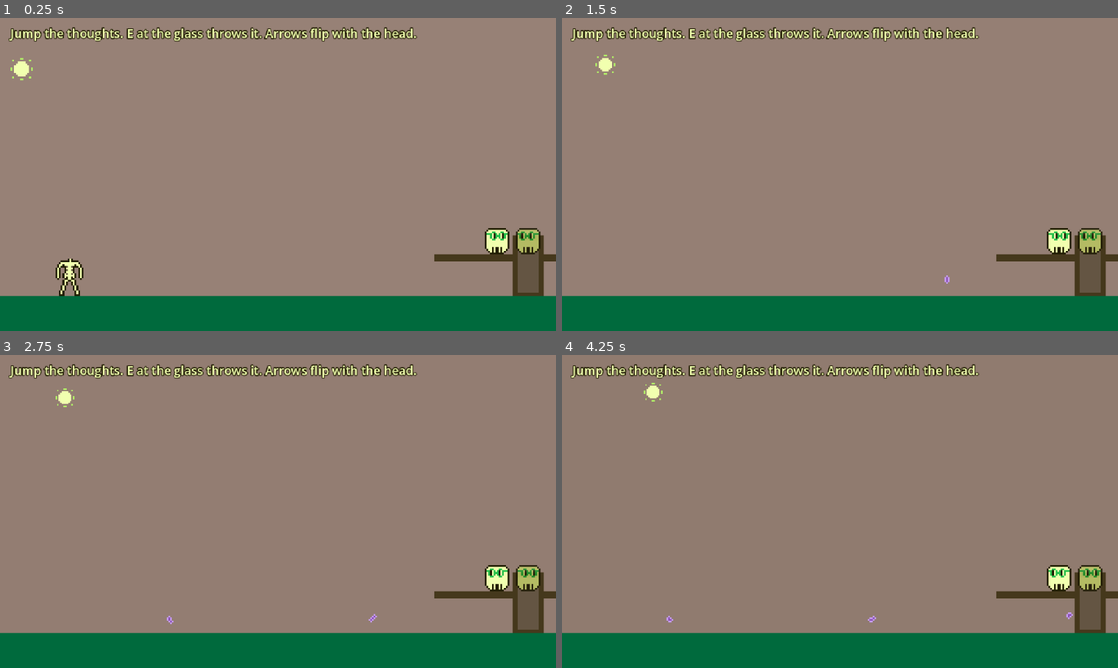
Above: before the commit, frames 1-4 (two rows, left to right).
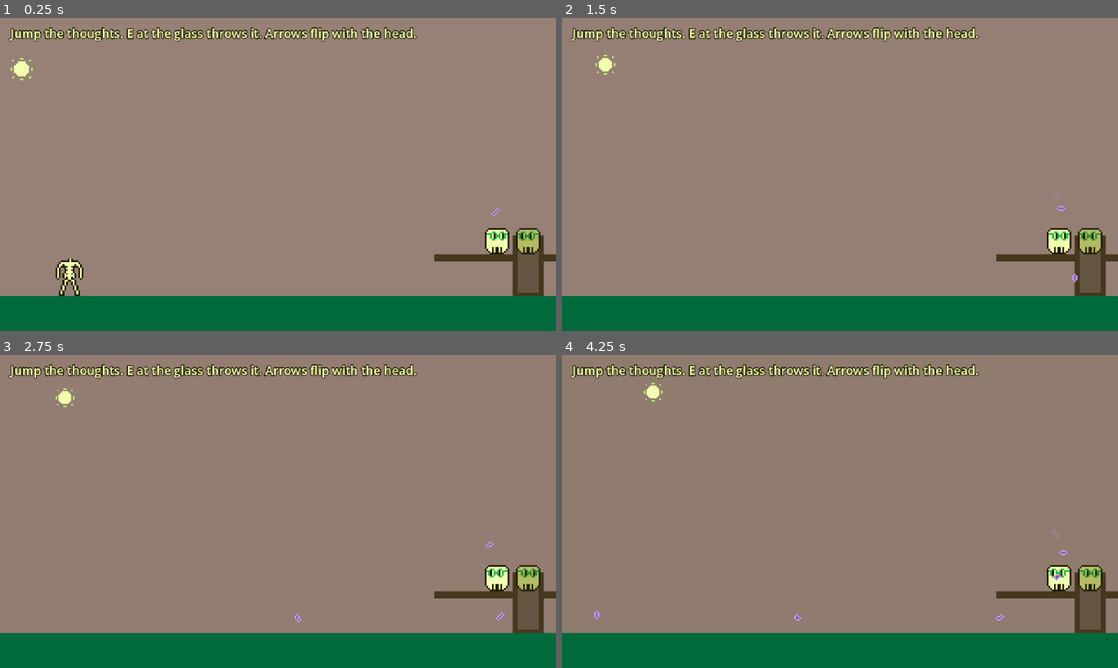
Above: after the commit, the same moments.

Repository: tucksravin/dont-lose-your-head
Game: Godot game, scene res://scenes/days/day_mirror.tscn
The game is run twice, just before and just after one commit, with the same random seed, the same clock (stepped at 60 frames per second) and the same inputs. This scene is started directly instead of the project's main scene.
Inputs:
- Up to frame 1 (0.25 s): no input
- Up to frame 2 (1.5 s): hold D (move_right) from 0.53 s (still down); tap Space (jump) at 0.6, 0.77, 1.07 s; tap E (interact) at 1.35 s
- Up to frame 3 (2.75 s): tap Space (jump) at 1.52, 1.55, 1.82, 2.1 s; release D (move_right) at 2.03 s; hold A (move_left) from 2.03 s (still down)
- Up to frame 4 (4.25 s): release A (move_left) at 2.78 s; hold D (move_right) from 2.78 s (still down); tap E (interact) at 2.85 s; tap Space (jump) at 3.02, 3.05, 3.32, 3.6, 3.77, 4.07 s

The runs differ from the first frame. In frame 1, less than 0.1% of the frame differs, in the area x 88-90%, y 60-64%; in frame 2, less than 0.1%; in frame 3, 0.1%; in frame 4, 0.2%, in the area x 5-92%, y 55-86%.

Commit message:
kikis come from head

Diff:
--- a/scenes/days/day_lockdown.tscn
+++ b/scenes/days/day_lockdown.tscn
@@ -80,6 +80,7 @@
 script = ExtResource("10_rain")
 thought_scene = ExtResource("11_thought")
 autostart = false
+launch_from_head = true
 interval = 1.4
 start_delay = 0.4
 fall_speed = 140.0
--- a/scenes/days/day_mirror.gd
+++ b/scenes/days/day_mirror.gd
@@ -1,13 +1,15 @@
 extends Node2D
 ## Mirror World (C3d): head on a right-hand platform, staring into a tall
 ## glass. Look-at-glass inverts walk *and* jump (↓ hops); look-at-player
-## restores them. Kikis fly out of the glass toward the body — jump them; a
-## hit is `DayManager.fail("kiki")`. **Getting the body within `grab_radius`
+## restores them. Kikis leave the **head**, curve right, drop, then fly left
+## at the body — jump them; a hit is `DayManager.fail("kiki")`. **Getting
+## the body within `grab_radius`
 ## of the glass throws it** — no key press (Tucker, Sat: "when we hit a
 ## trigger it just happens"); that satisfies both needs and ends the day.
 ##
 ## Invert is `Body.move_sign` + `Body.invert_vertical`. Spawn is a Timer
-## like ThoughtRain. No SubViewport.
+## like ThoughtRain. Kikis come from the **head** (not the glass): they curve
+## right, drop, then fly left at the body. No SubViewport.
 
 @export var look_hold: float = 2.2
 @export var grab_radius: float = 56.0
@@ -22,7 +24,12 @@
 @export var kiki_interval: float = 1.15
 @export var kiki_start_delay: float = 0.8
 @export var kiki_speed: float = 200.0
-@export var kiki_spawn_offset: Vector2 = Vector2(-22.0, -18.0)
+## How far right of the head the attack curve peaks (px).
+@export var kiki_arc_right: float = 48.0
+## Seconds for the right-then-down curve.
+@export var kiki_arc_time: float = 0.55
+## World y of the horizontal run — in jump reach of the floor body.
+@export var kiki_approach_y: float = 300.0
 @export var instruction_text: String = "Jump the thoughts. E at the glass throws it. Arrows flip with the head."
 
 @onready var body: CharacterBody2D = $Body
@@ -121,19 +128,21 @@
 
 
 func _spawn_kiki() -> void:
-	if _done or kiki_scene == null:
+	if _done or kiki_scene == null or head == null:
 		return
 	var kiki: Node2D = kiki_scene.instantiate() as Node2D
 	if kiki == null:
 		return
-	kiki.global_position = mirror.global_position + kiki_spawn_offset
-	var toward: Vector2 = body.global_position - mirror.global_position
-	toward.y = 0.0
-	if toward.x == 0.0:
-		toward.x = -1.0
-	kiki.set("direction", toward)
 	kiki.set("speed", kiki_speed)
+	kiki.set("arc_right", kiki_arc_right)
+	kiki.set("arc_time", kiki_arc_time)
+	kiki.set("approach_y", kiki_approach_y)
 	add_child(kiki)
+	if kiki.has_method("start_head_arc"):
+		kiki.call("start_head_arc", head.global_position)
+	else:
+		kiki.global_position = head.global_position
+		kiki.set("direction", Vector2.LEFT)
 
 
 ## DayManager awaits this before `head.release()`. Pickup → throw sheet →
--- a/scenes/days/day_panic_still.tscn
+++ b/scenes/days/day_panic_still.tscn
@@ -92,6 +92,7 @@
 game_over_path = NodePath("../GameOver")
 
 [node name="PanicCounter" parent="." instance=ExtResource("6_panic_counter")]
+start_panic = 70.0
 max_panic = 100.0
 panic_per_second = 40.0
 calm_max_per_second = 20.0
--- a/scenes/gameplay/falling_thought.gd
+++ b/scenes/gameplay/falling_thought.gd
@@ -2,17 +2,37 @@
 ## One falling intrusive thought. Area2D so it doesn't block walking; a hit on
 ## the body fails the day. The head is a RigidBody2D, so the CharacterBody2D
 ## check leaves it alone.
+##
+## Lockdown: `launch_then_rain` first sends it **up** from the head and off
+## the top (no hit). Then it appears at the rain spawn and falls as before
+## (interval / speed / miss_mult stay on ThoughtRain).
 
 @export var fall_speed: float = 140.0
 
 var _failed: bool = false
+var _rising: bool = false
+var _rain_at: Vector2 = Vector2.ZERO
 
 
 func _ready() -> void:
 	body_entered.connect(_on_body_entered)
 
 
+## Rise off the top, then fall from `rain_at` (ThoughtRain's random-x slot).
+func launch_then_rain(rain_at: Vector2) -> void:
+	_rising = true
+	_rain_at = rain_at
+	monitoring = false
+
+
 func _process(delta: float) -> void:
+	if _rising:
+		position.y -= fall_speed * delta
+		if position.y < -16.0:
+			_rising = false
+			position = _rain_at
+			monitoring = true
+		return
 	position.y += fall_speed * delta
 	if position.y > 400.0:
 		queue_free()
--- a/scenes/gameplay/flying_kiki.gd
+++ b/scenes/gameplay/flying_kiki.gd
@@ -1,15 +1,31 @@
 extends Area2D
-## One kiki flying horizontally out of the mirror. Area2D so it doesn't
-## shove the body; a hit fails the day (same as FallingThought). The head
-## is a RigidBody2D, so the CharacterBody2D check leaves it alone.
+## One kiki flying as a hazard. Area2D so it doesn't shove the body; a hit
+## fails the day (same as FallingThought). The head is a RigidBody2D, so the
+## CharacterBody2D check leaves it alone.
 ##
+## Two flights: **straight** (panic — left from a spawn point) and **head
+## arc** (mirror — out of the skull, curve right, drop, then horizontal at
+## the player). `start_head_arc()` runs a cubic Bézier in `_process`; a Tween
+## would also work, but one `_process` keeps both flights in one place.
 ## Docs: https://docs.godotengine.org/en/stable/tutorials/physics/using_area_2d.html
 
 @export var speed: float = 200.0
 @export var frames: SpriteFrames
+## How far right of the head the mirror arc peaks (px).
+@export var arc_right: float = 48.0
+## Seconds for the right-then-down curve. After this it flies left.
+@export var arc_time: float = 0.55
+## World y of the horizontal run (body jump height).
+@export var approach_y: float = 300.0
 
 var direction: Vector2 = Vector2.LEFT
 var _failed: bool = false
+var _arcing: bool = false
+var _arc_t: float = 0.0
+var _p0: Vector2 = Vector2.ZERO
+var _p1: Vector2 = Vector2.ZERO
+var _p2: Vector2 = Vector2.ZERO
+var _p3: Vector2 = Vector2.ZERO
 
 
 func _ready() -> void:
@@ -27,7 +43,27 @@
 			sprite.play(&"lil_kiki")
 
 
+## Spawn at `from` (the head), curve right, drop to `approach_y`, then fly left.
+func start_head_arc(from: Vector2) -> void:
+	_p0 = from
+	_p1 = from + Vector2(arc_right, 0.0)
+	_p2 = Vector2(from.x + arc_right, from.y)
+	_p3 = Vector2(from.x + arc_right, approach_y)
+	_arc_t = 0.0
+	_arcing = true
+	global_position = from
+	direction = Vector2.LEFT
+
+
 func _process(delta: float) -> void:
+	if _arcing:
+		_arc_t += delta / maxf(arc_time, 0.01)
+		if _arc_t >= 1.0:
+			_arcing = false
+			global_position = _p3
+		else:
+			global_position = _cubic(_p0, _p1, _p2, _p3, _arc_t)
+		return
 	var travel: Vector2 = direction
 	travel.y = 0.0
 	if travel.x == 0.0:
@@ -35,6 +71,11 @@
 	position += travel.normalized() * speed * delta
 	if position.x < -40.0 or position.x > 680.0:
 		queue_free()
+
+
+func _cubic(a: Vector2, b: Vector2, c: Vector2, d: Vector2, t: float) -> Vector2:
+	var u: float = 1.0 - t
+	return u * u * u * a + 3.0 * u * u * t * b + 3.0 * u * t * t * c + t * t * t * d
 
 
 func _on_body_entered(body: Node2D) -> void:
--- a/scenes/gameplay/thought_rain.gd
+++ b/scenes/gameplay/thought_rain.gd
@@ -1,5 +1,7 @@
 extends Node2D
-## Spawns FallingThoughts across the top of the screen until the day ends.
+## Spawns FallingThoughts until the day ends. Default: they appear across
+## the top and fall. `launch_from_head` (lockdown): each one rises off the
+## head first, then rains the same way.
 ##
 ## Stops on win or fail so a thought can't fail you during the head's exit
 ## (DayManager already no-ops fail() once _ending, but we shouldn't keep
@@ -21,6 +23,9 @@
 @export var autostart: bool = true
 ## How many thoughts drop at once. 1 is a single column; 2+ is a volley.
 @export var burst: int = 1
+## If true, each thought launches **up** from the head and off the top,
+## then rains from `min_x`–`max_x` as usual. Hit / speed / miss_mult unchanged.
+@export var launch_from_head: bool = false
 
 var _timer: Timer
 var _stopped: bool = false
@@ -73,10 +78,17 @@
 	var thought: Node2D = thought_scene.instantiate() as Node2D
 	if thought == null:
 		return
-	thought.position = Vector2(randf_range(min_x, max_x), -12.0)
 	if "fall_speed" in thought:
 		thought.set("fall_speed", speed)
 	add_child(thought)
+	var rain_at: Vector2 = Vector2(randf_range(min_x, max_x), -12.0)
+	if launch_from_head:
+		var head_node: Node2D = get_tree().get_first_node_in_group("head") as Node2D
+		if head_node != null and thought.has_method("launch_then_rain"):
+			thought.global_position = head_node.global_position
+			thought.call("launch_then_rain", rain_at)
+			return
+	thought.position = rain_at
 
 
 ## A wrong pad. Found by group so PuzzleChain needs no scene path.
--- a/scenes/head/head.tscn
+++ b/scenes/head/head.tscn
@@ -2,6 +2,7 @@
 
 [ext_resource type="Script" uid="uid://bpricpl5dlnpg" path="res://scenes/head/head.gd" id="1_head_script"]
 [ext_resource type="SpriteFrames" uid="uid://bde5tdw2qau5v" path="res://assets/sprites/head_frames.tres" id="2_head_frames"]
+[ext_resource type="PackedScene" path="res://scenes/head/head_thoughts.tscn" id="3_thoughts"]
 
 [sub_resource type="RectangleShape2D" id="RectangleShape2D_head"]
 size = Vector2(28, 28)
@@ -26,3 +27,5 @@
 [node name="CalmSound" type="AudioStreamPlayer" parent="." unique_id=1543848886]
 volume_db = 16.45
 bus = &"SFX"
+
+[node name="HeadThoughts" parent="." instance=ExtResource("3_thoughts")]
--- /dev/null
+++ b/scenes/head/head_thoughts.gd
@@ -0,0 +1,76 @@
+class_name HeadThoughts
+extends Node2D
+## Small visual-only stream of lil kikis rising off the head and fading out.
+## Lives on head.tscn so every day that instances the Head gets it — no
+## per-scene wiring. Not a hazard: no collision, no DayManager.fail. Level
+## kikis (rain, flying, swarm, bounce, cloud) stay separate.
+##
+## Lives as a child of `head.tscn` (no `follow`). Intro / transitions use a
+## sprite, not Head — instance this scene there and set `follow` to the
+## sprite (or parent it to an unscaled node at the skull). Do not parent it
+## to a scale-2 sprite or the thoughts double in size.
+##
+## Children of this node (not `top_level`): `top_level` treated the local
+## offset as a world position and they flew off the top-left. A Tween is the
+## idiomatic one-shot mover — no physics.
+## Docs: https://docs.godotengine.org/en/stable/classes/class_tween.html
+
+## If set, snap to this node's position each frame (transition head on a path).
+@export var follow: Node2D
+
+## Seconds between thoughts. ~0.4 + a 0.8 s rise = a few on screen at once.
+@export var interval: float = 0.4
+## How far they travel up (px) before they are gone.
+@export var rise_px: float = 36.0
+## How long the rise + fade lasts.
+@export var rise_time: float = 0.8
+## Random left/right offset from the skull (px).
+@export var jitter_x: float = 6.0
+## Spawn point relative to the head centre — just above the 28 px box.
+@export var spawn_offset: Vector2 = Vector2(0.0, -14.0)
+## Same 2× as other kikis (Kiki.PIXEL_SCALE) so the stream is readable.
+@export var kiki_scale: float = 2.0
+
+
+func _ready() -> void:
+	if follow == null:
+		# NodePath on an export is relative to *this* node. A path written as
+		# if from the scene root (HeadPath/Follow/Head) misses and leaves us
+		# at (0,0) — thoughts rise off the top-left. Inherited forks inherit
+		# that miss, which is why transition_cage showed nothing.
+		follow = get_node_or_null("../HeadPath/Follow/Head") as Node2D
+	set_process(follow != null)
+	var timer: Timer = Timer.new()
+	timer.wait_time = interval
+	timer.autostart = true
+	timer.timeout.connect(_spawn_one)
+	add_child(timer)
+	_snap_to_follow()
+	_spawn_one()
+
+
+func _process(_delta: float) -> void:
+	_snap_to_follow()
+
+
+func _snap_to_follow() -> void:
+	if follow != null and is_instance_valid(follow):
+		global_position = follow.global_position
+
+
+func _spawn_one() -> void:
+	var jitter: Vector2 = Vector2(randf_range(-jitter_x, jitter_x), 0.0)
+	var start: Vector2 = spawn_offset + jitter
+	var kiki: Kiki = Kiki.spawn(self, &"lil_kiki", start)
+	kiki.scale = Vector2(kiki_scale, kiki_scale)
+	# Absolute so a day that puts the Head at z_index 1 (tree) still sees them.
+	kiki.z_as_relative = false
+	kiki.z_index = 10
+	var dest: Vector2 = start + Vector2(0.0, -rise_px)
+	var tween: Tween = kiki.create_tween()
+	tween.set_parallel(true)
+	tween.tween_property(kiki, "position", dest, rise_time)\
+			.set_trans(Tween.TRANS_QUAD).set_ease(Tween.EASE_OUT)
+	tween.tween_property(kiki, "modulate:a", 0.0, rise_time)\
+			.set_trans(Tween.TRANS_QUAD).set_ease(Tween.EASE_IN)
+	tween.chain().tween_callback(kiki.queue_free)
--- /dev/null
+++ b/scenes/head/head_thoughts.tscn
@@ -0,0 +1,6 @@
+[gd_scene format=3]
+
+[ext_resource type="Script" uid="uid://bl3sihq72415g" path="res://scenes/head/head_thoughts.gd" id="1_thoughts"]
+
+[node name="HeadThoughts" type="Node2D"]
+script = ExtResource("1_thoughts")
--- a/scenes/intro/intro.tscn
+++ b/scenes/intro/intro.tscn
@@ -4,6 +4,7 @@
 [ext_resource type="PackedScene" uid="uid://ckkidbot3beas" path="res://scenes/body/body.tscn" id="2_body"]
 [ext_resource type="SpriteFrames" uid="uid://bde5tdw2qau5v" path="res://assets/sprites/head_frames.tres" id="3_head_frames"]
 [ext_resource type="PackedScene" uid="uid://bhou4a7r04mw5" path="res://scenes/sun/sun.tscn" id="4_sun"]
+[ext_resource type="PackedScene" path="res://scenes/head/head_thoughts.tscn" id="5_thoughts"]
 
 [sub_resource type="WorldBoundaryShape2D" id="WorldBoundaryShape2D_1"]
 
@@ -45,6 +46,9 @@
 animation = &"glasses_look_right"
 autoplay = "glasses_look_right"
 
+[node name="HeadThoughts" parent="HeadBlob" instance=ExtResource("5_thoughts")]
+position = Vector2(0, -14)
+
 [node name="Body" parent="." unique_id=473802789 instance=ExtResource("2_body")]
 position = Vector2(100, 320)
 
--- a/scenes/transition/transition.tscn
+++ b/scenes/transition/transition.tscn
@@ -3,6 +3,7 @@
 [ext_resource type="Script" path="res://scenes/transition/transition.gd" id="1_transition"]
 [ext_resource type="PackedScene" uid="uid://ckkidbot3beas" path="res://scenes/body/body.tscn" id="2_body"]
 [ext_resource type="SpriteFrames" path="res://assets/sprites/head_frames.tres" id="3_head_frames"]
+[ext_resource type="PackedScene" path="res://scenes/head/head_thoughts.tscn" id="4_thoughts"]
 
 [sub_resource type="Curve2D" id="Curve2D_hill"]
 _data = {
@@ -77,3 +78,6 @@
 anchor_bottom = 1.0
 mouse_filter = 2
 color = Color(0.125490196078431, 0.109803921568627, 0.007843137254902, 1)
+
+[node name="HeadThoughts" parent="." instance=ExtResource("4_thoughts") node_paths=PackedStringArray("follow")]
+follow = NodePath("../HeadPath/Follow/Head")
Not shown, added: scenes/head/head_thoughts.gd.uid
Not shown, changed: docs/CODEBASE.md
Not shown, changed: docs/DESIGN.md
Not shown, changed: docs/days/HOWTO.md
Not shown, changed: journals/smahr.md
